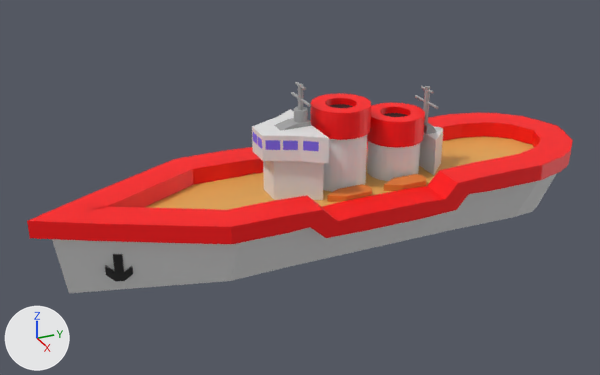
The OBJ model Assets/Models/ships/c-ship_1/ship_1c.obj, before and after one commit.
Rendered twice from a camera (50 mm lens) standing at (5.12, -2.57, 2.92) and looking at (-0.01, -0.25, 0.35). Lighting does not change. The marker at lower left points along +X, +Y and +Z. Where no turn or scale is listed for an object, it has been applied to the vertices.

Script lines for the objects in view, before the commit:
```python
me_cylinder_007 = bpy.data.meshes.new('Cylinder.007')
me_cylinder_007.from_pydata(...)  # 1234 vertices, 786 faces; spans x -0.62..0.62, y -2.2..2.12, z -0.11..1.15
# faces by material slot: [38, 312, 1, 19, 9, 250, 105, 52]
me_cylinder_007.materials.append(mat_smoke)  # black #1c1c1c
me_cylinder_007.materials.append(mat_ship_color)  # red #ff0005
me_cylinder_007.materials.append(mat_floor_color)  # orange #e7a855
me_cylinder_007.materials.append(mat_material_007)  # white #e7e7e7
me_cylinder_007.materials.append(mat_window)  # blue #7d6cf8
me_cylinder_007.materials.append(mat_antenas)  # grey #a2a2a2
me_cylinder_007.materials.append(mat_ahip)  # white #e7e7e7
me_cylinder_007.materials.append(mat_lifeboat)  # orange #e77c31
ob_cylinder_007 = bpy.data.objects.new('Cylinder.007', me_cylinder_007)
ob_cylinder_007.location = (0.0, 0.0, 0.0)
```
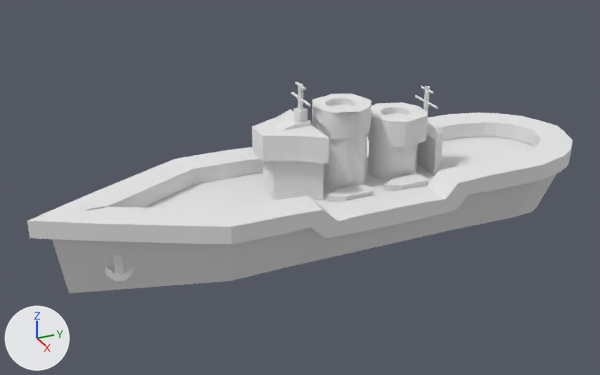
Commit message: new ship models

Location of each change, [x1, y1, x2, y2] in pixels of the pictures (600 x 375 px):
part 1 of me_cylinder_007, cut back
    before: [291, 82, 438, 192]
    after: [291, 84, 428, 148]
part 2 of me_cylinder_007, recoloured (black to grey)
    both: [105, 254, 133, 281]
part 3 of me_cylinder_007, recoloured (red to white)
    both: [27, 113, 573, 244]
part 4 of me_cylinder_007, recoloured (orange to white)
    both: [144, 136, 534, 210]
part 5 of me_cylinder_007, recoloured
    both: [253, 132, 319, 151]
part 6 of me_cylinder_007, recoloured (grey to white)
    both: [274, 118, 437, 134]
part 7 of me_cylinder_007, recoloured (orange to white)
    both: [327, 149, 427, 202]

Patch to the scene script:
```diff
--- a/Assets/Models/ships/c-ship_1/ship_1c.obj.py
+++ b/Assets/Models/ships/c-ship_1/ship_1c.obj.py
@@ mat_floor_color_012 @@
+mat_floor_color_012 = principled_material('floor_color.012')
+mat_floor_color_012.base_color = (0.8, 0.8, 0.8)  # white #e7e7e7
+mat_floor_color_012.roughness = 1.0
@@ mat_ship_color_012 @@
+mat_ship_color_012 = principled_material('Ship_color.012')
+mat_ship_color_012.base_color = (0.8, 0.8, 0.8)  # white #e7e7e7
+mat_ship_color_012.roughness = 1.0
@@ mat_window_012 @@
+mat_window_012 = principled_material('window.012')
+mat_window_012.base_color = (0.8, 0.8, 0.8)  # white #e7e7e7
+mat_window_012.roughness = 1.0
@@ mat_antenas_010 @@
+mat_antenas_010 = principled_material('antenas.010')
+mat_antenas_010.base_color = (0.8, 0.8, 0.8)  # white #e7e7e7
+mat_antenas_010.roughness = 1.0
@@ mat_lifeboat_010 @@
+mat_lifeboat_010 = principled_material('lifeboat.010')
+mat_lifeboat_010.base_color = (0.8, 0.8, 0.8)  # white #e7e7e7
+mat_lifeboat_010.roughness = 1.0
@@ mat_ahip_010 @@
+mat_ahip_010 = principled_material('ahip.010')
+mat_ahip_010.base_color = (0.8, 0.8, 0.8)  # white #e7e7e7
+mat_ahip_010.roughness = 1.0
@@ mat_smoke_014 @@
+mat_smoke_014 = principled_material('smoke.014')
+mat_smoke_014.base_color = (0.8, 0.8, 0.8)  # white #e7e7e7
+mat_smoke_014.roughness = 1.0
@@ mat_material_015 @@
+mat_material_015 = principled_material('Material.015')
+mat_material_015.base_color = (0.8, 0.8, 0.8)  # white #e7e7e7
+mat_material_015.roughness = 1.0
@@ me_cylinder_007 @@
 # used by ob_cylinder_007; location = (0.0, 0.0, 0.0)
-me_cylinder_007.from_pydata(...)  # 1234 vertices, 786 faces; spans x -0.62..0.62, y -2.2..2.12, z -0.11..1.15
-me_cylinder_007.materials.append(mat_floor_color)  # orange #e7a855
-me_cylinder_007.materials.append(mat_material_007)  # white #e7e7e7
-me_cylinder_007.materials.append(mat_ahip)  # white #e7e7e7
+me_cylinder_007.from_pydata(...)  # 586 vertices, 459 faces; spans x -0.62..0.62, y -2.2..2.12, z -0.11..1.15
+# me_cylinder_007 part 1: 12 vertices moved within x -0.15..0.22, y -0.26..0.11, z 0.77..1.15; 664 vertices removed from x -0.22..0.22, y -0.3..0.82, z 0.19..1.15; 16 vertices added at x -0.23..0.23, y -0.02..0.76, z 0.64..0.97
+# me_cylinder_007 part 2: 36 faces spanning x -0.16..0.22, y -1.76..-1.57, z 0.01..0.21 switch from mat_smoke (black #1c1c1c) to mat_smoke_014 (white #e7e7e7)
+# me_cylinder_007 part 3: 176 faces spanning x -0.62..0.62, y -2.2..2.12, z 0.25..0.48 switch from mat_ship_color (red #ff0005) to mat_ship_color_012 (white #e7e7e7)
+# me_cylinder_007 part 4: 1 face spanning x -0.56..0.56, y -2.07..2.04, z 0.35..0.36 switches from mat_floor_color (orange #e7a855) to mat_floor_color_012 (white #e7e7e7)
+# me_cylinder_007 part 5: 9 faces spanning x -0.29..0.29, y -0.59..0.96, z 0.34..0.82 switch from mat_window (blue #7d6cf8) to mat_window_012 (white #e7e7e7)
+# me_cylinder_007 part 6: 15 faces spanning x -0.15..0.15, y -0.47..0.89, z 0.62..1.15 switch from mat_antenas (grey #a2a2a2) to mat_antenas_010 (white #e7e7e7)
+# me_cylinder_007 part 7: 52 faces spanning x -0.36..0.36, y -0.18..0.63, z 0.34..0.4 switch from mat_lifeboat (orange #e77c31) to mat_lifeboat_010 (white #e7e7e7)
+me_cylinder_007.materials.append(mat_floor_color_012)  # white #e7e7e7
+me_cylinder_007.materials.append(mat_material_015)  # white #e7e7e7
+me_cylinder_007.materials.append(mat_ahip_010)  # white #e7e7e7
```
